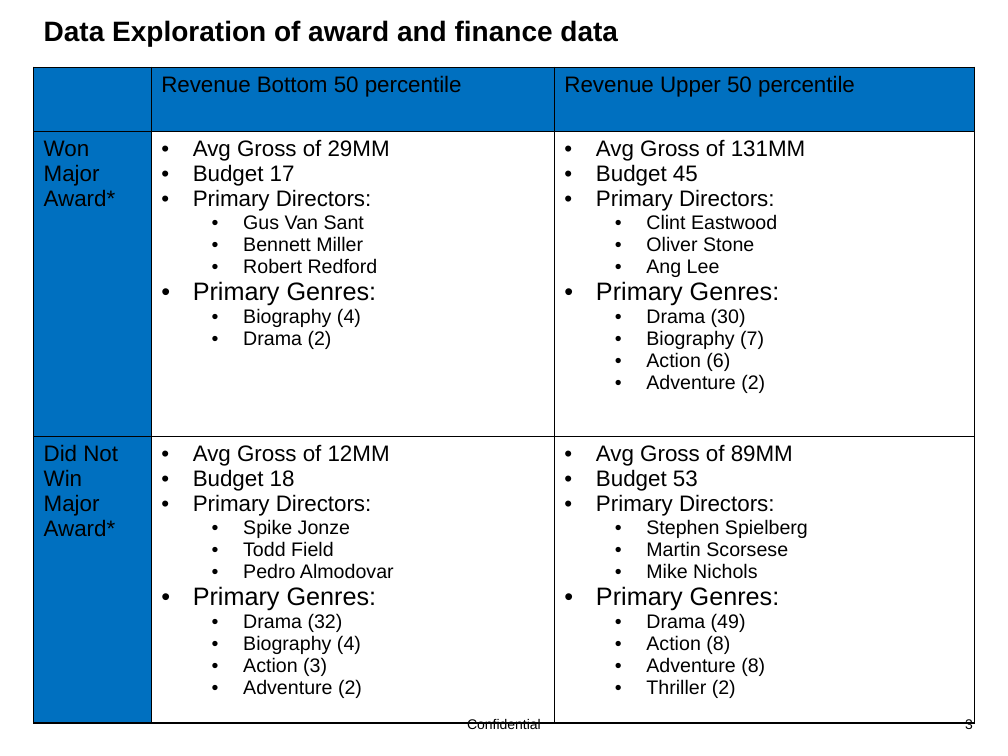
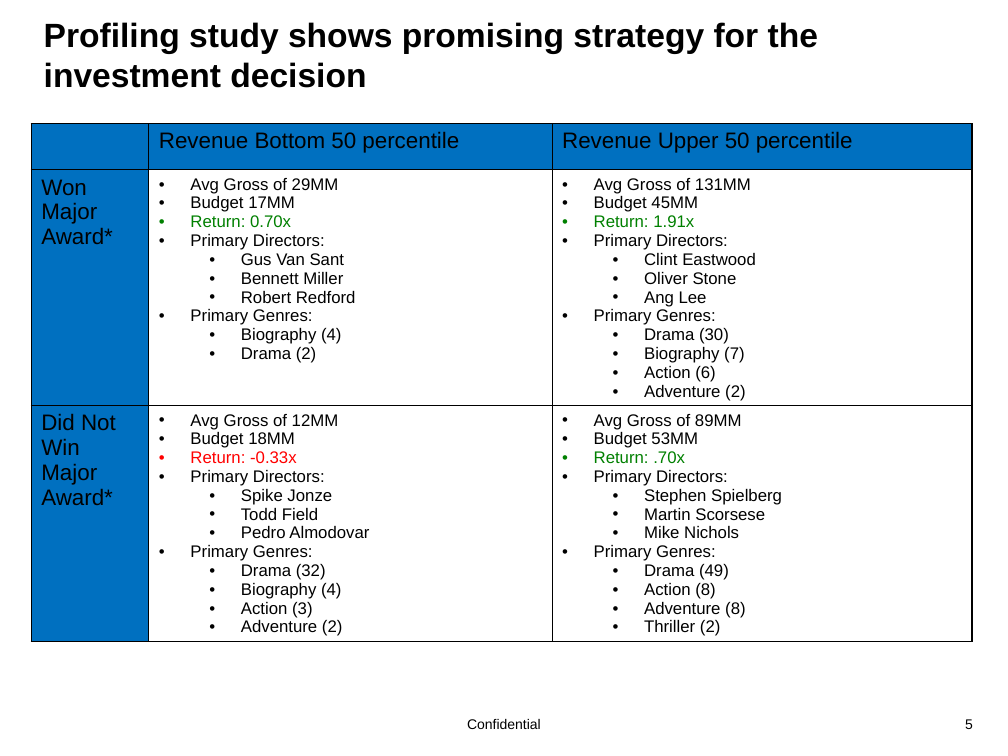
Before and after one commit to Beyondsql/Movies, a slide deck: slide 5 of team_2_movie_presentation.pptx (slide 3 before the commit). Drawn at 1008x756 pixels with LibreOffice and Linux fonts; fonts in the diff are those of the drawing; background and template pictures are left out. Boxes give left, top, right and bottom in pixels: in the first picture for what was removed or moved away, otherwise in the second. Text is boxed around its words. In the diff, an @@ line names an element or a change of style, - is before the commit and + after.

Commit message:
updated ppt

```diff
--- a/team_2_movie_presentation.pptx
+++ b/team_2_movie_presentation.pptx
@@ title at (44, 22, 818, 88): text changed; size 20 to 24 pt @@
-Data Exploration of award and finance data
+Profiling study shows promising strategy for the investment decision
@@ table at (31, 124, 973, 674) @@
-row 2, column 2: Avg Gross of 29MM / Budget 17 / Primary Directors: / Gus Van Sant / Bennett Miller / Robert Redford / Primary Genres: / Biography (4) / Drama (2)
+row 2, column 2: Avg Gross of 29MM / Budget 17MM / Return: 0.70x / Primary Directors: / Gus Van Sant / Bennett Miller / Robert Redford / Primary Genres: / Biography (4) / Drama (2)
-row 2, column 3: Avg Gross of 131MM / Budget 45 / Primary Directors: / Clint Eastwood / Oliver Stone / Ang Lee / Primary Genres: / Drama (30) / Biography (7) / Action (6) / Adventure (2)
+row 2, column 3: Avg Gross of 131MM / Budget 45MM / Return: 1.91x / Primary Directors: / Clint Eastwood / Oliver Stone / Ang Lee / Primary Genres: / Drama (30) / Biography (7) / Action (6) / Adventure (2)
-row 3, column 2: Avg Gross of 12MM / Budget 18 / Primary Directors: / Spike Jonze / Todd Field / Pedro Almodovar / Primary Genres: / Drama (32) / Biography (4) / Action (3) / Adventure (2)
+row 3, column 2: Avg Gross of 12MM / Budget 18MM / Return: -0.33x / Primary Directors: / Spike Jonze / Todd Field / Pedro Almodovar / Primary Genres: / Drama (32) / Biography (4) / Action (3) / Adventure (2)
-row 3, column 3: Avg Gross of 89MM / Budget 53 / Primary Directors: / Stephen Spielberg / Martin Scorsese / Mike Nichols / Primary Genres: / Drama (49) / Action (8) / Adventure (8) / Thriller (2)
+row 3, column 3: Avg Gross of 89MM / Budget 53MM / Return: .70x / Primary Directors: / Stephen Spielberg / Martin Scorsese / Mike Nichols / Primary Genres: / Drama (49) / Action (8) / Adventure (8) / Thriller (2)
@@ table: place and size @@
-table at (33, 68, 975, 733)
+table at (31, 124, 973, 674)
@@ page number at (965, 719, 973, 729): text changed @@
-3
+5
```
Also in this commit, not shown: 1 other slide changed, 3 slides added.
